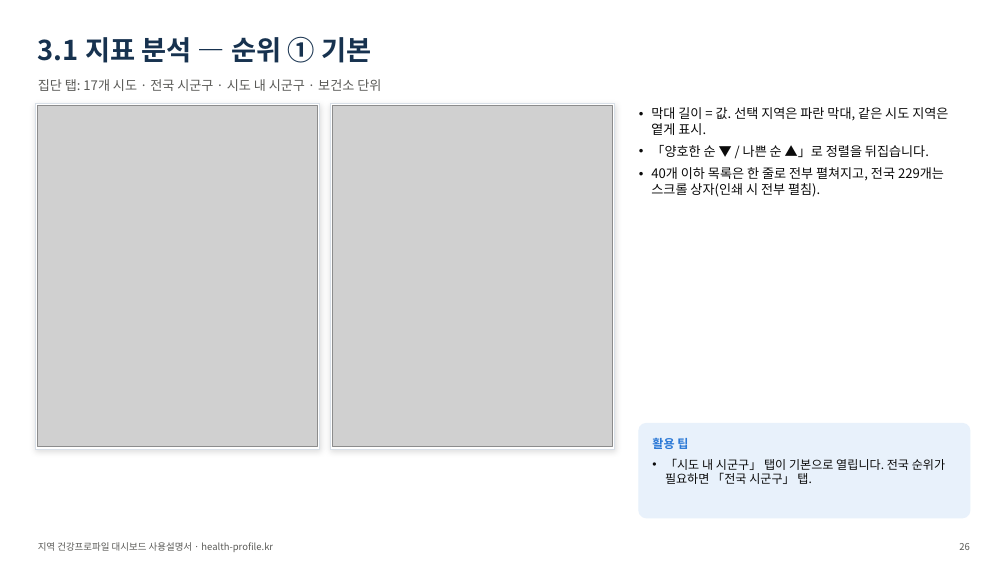
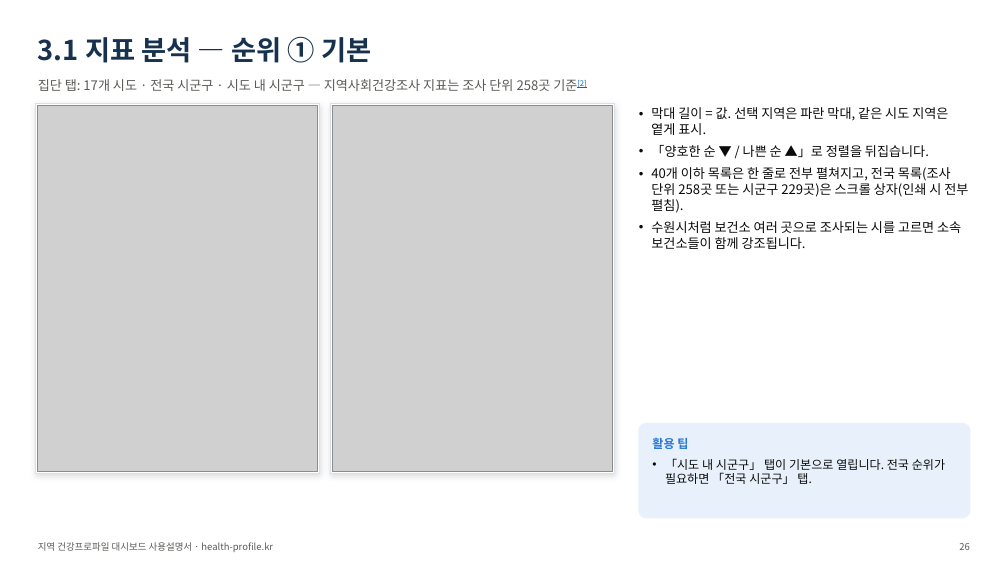
Before and after one commit to soonryu74/soonryu74.github.io, a slide deck: slide 26 of health-dashboard/docs/지역건강프로파일_대시보드_사용설명서_v1.pptx. Drawn at 1008x567 pixels with LibreOffice and Linux fonts; fonts in the diff are those of the drawing; grey boxes stand for pictures. Boxes give left, top, right and bottom in pixels: in the first picture for what was removed or moved away, otherwise in the second. Text is boxed around its words. In the diff, an @@ line names an element or a change of style, - is before the commit and + after.

```diff
--- a/health-dashboard/docs/지역건강프로파일_대시보드_사용설명서_v1.pptx
+++ b/health-dashboard/docs/지역건강프로파일_대시보드_사용설명서_v1.pptx
@@ text at (x1=38, y1=79, x2=586, y2=91): text changed @@
-집단 탭: 17개 시도 · 전국 시군구 · 시도 내 시군구 · 보건소 단위
+집단 탭: 17개 시도 · 전국 시군구 · 시도 내 시군구 — 지역사회건강조사 지표는 조사 단위 258곳 기준[2]
@@ rectangle resized from (x1=36, y1=104, x2=320, y2=449) to (x1=36, y1=104, x2=320, y2=474) @@
@@ picture resized from (x1=38, y1=106, x2=318, y2=447) to (x1=38, y1=106, x2=318, y2=472) @@
@@ rectangle resized from (x1=330, y1=104, x2=615, y2=449) to (x1=330, y1=104, x2=615, y2=474) @@
@@ picture resized from (x1=333, y1=106, x2=613, y2=447) to (x1=333, y1=106, x2=613, y2=472) @@
@@ text at (x1=651, y1=167, x2=968, y2=249): text changed @@
-• 40개 이하 목록은 한 줄로 전부 펼쳐지고, 전국 229개는 스크롤 상자(인쇄 시 전부 펼침).
+• 40개 이하 목록은 한 줄로 전부 펼쳐지고, 전국 목록(조사 단위 258곳 또는 시군구 229곳)은 스크롤 상자(인쇄 시 전부 펼침).
+• 수원시처럼 보건소 여러 곳으로 조사되는 시를 고르면 소속 보건소들이 함께 강조됩니다.
```
Also in this commit, not shown: 8 other slides changed, 54 other files.
